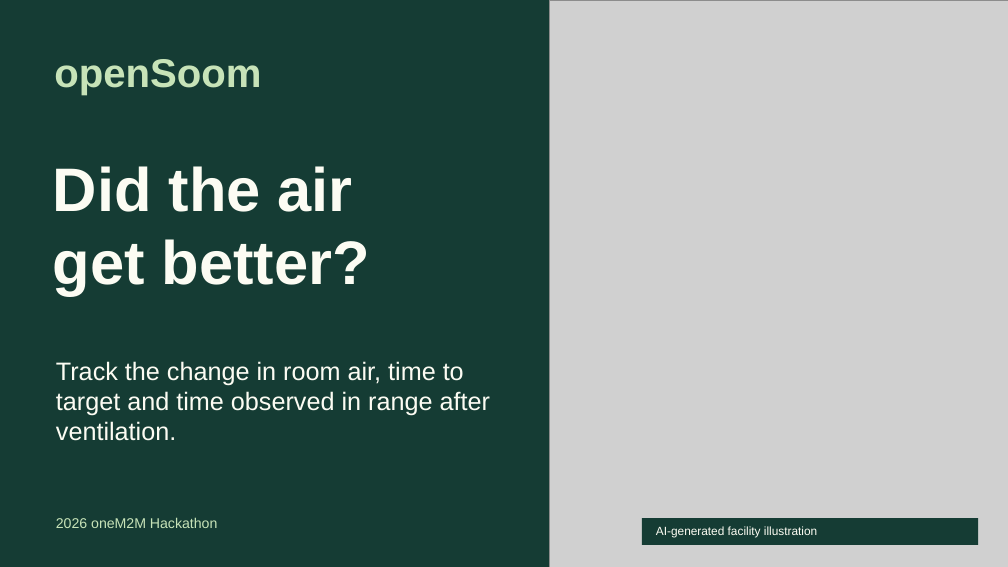
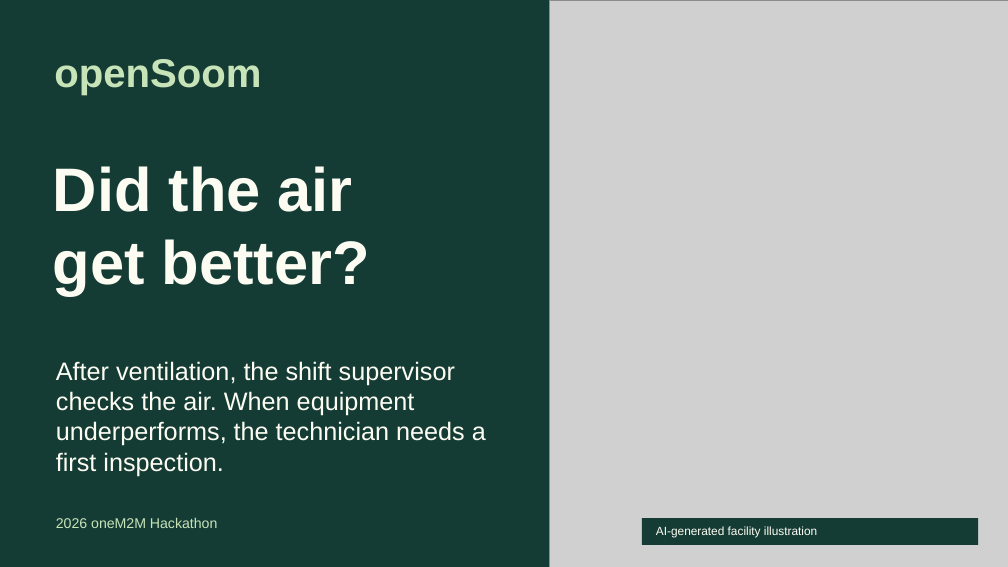
Before and after one commit to openSoom/openSoom, a slide deck: slide 1 of deliverables/presentation/openSoom-evaluation.pptx. Drawn at 1008x567 pixels with LibreOffice and Linux fonts; fonts in the diff are those of the drawing; grey boxes stand for pictures. Boxes give left, top, right and bottom in pixels: in the first picture for what was removed or moved away, otherwise in the second. Text is boxed around its words. In the diff, an @@ line names an element or a change of style, - is before the commit and + after.

Commit message:
Show the two ventilation decisions and ship the evaluation kit

```diff
--- a/deliverables/presentation/openSoom-evaluation.pptx
+++ b/deliverables/presentation/openSoom-evaluation.pptx
@@ text at (56, 361, 486, 472): text changed @@
-Track the change in room air, time to target and time observed in range after ventilation.
+After ventilation, the shift supervisor checks the air. When equipment underperforms, the technician needs a first inspection.
```
Also in this commit, not shown: 4 other slides changed, 1 slide added, 1 slide removed, 37 other files.
